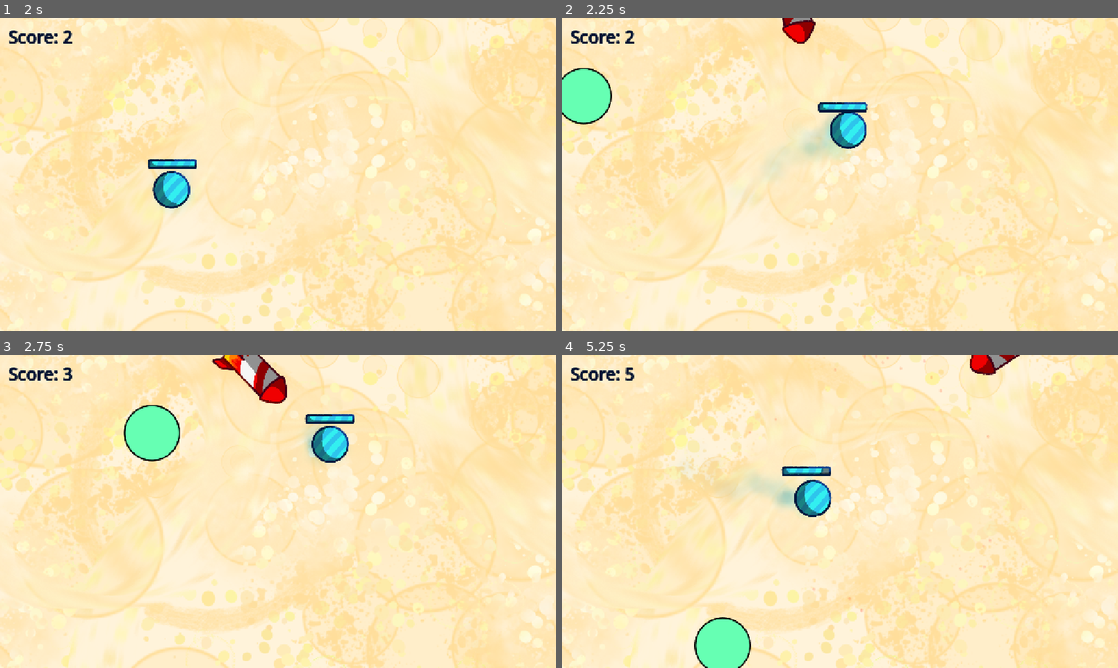
Above: before the commit, frames 1-4 (two rows, left to right).
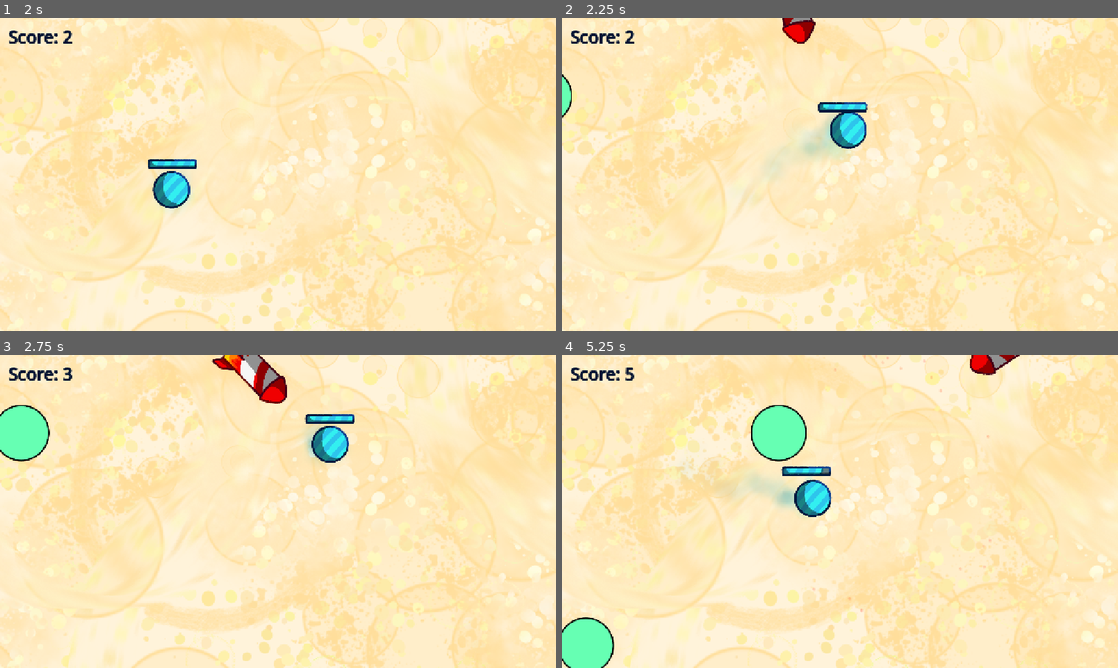
Above: after the commit, the same moments.

Repository: onebobtwobobredbobbluebob/dot-dodge-game
Game: Godot game, scene res://main/main.tscn
Two runs of this game, one before a commit and one after it. Both use one fixed random seed, a clock stepped at 60 frames per second and the inputs below.
Inputs (mouse positions are in pixels of both pictures, inside the frame that each line leads up to):
- Up to frame 1 (2 s): tap Enter at 0.5 s; move the mouse to (400, 158) at 0.52 s; hold Right 0.53-1.28 s; tap Alt at 0.6 s; click (400, 158) at 0.67 s; move the mouse to (166, 190) at 1.27 s; hold Down from 1.28 s (still down); tap Shift at 1.35 s
- Up to frame 2 (2.25 s): move the mouse to (895, 105) at 2.02 s; release Down at 2.03 s; hold Right from 2.03 s (still down); tap Alt at 2.1 s
- Up to frame 3 (2.75 s): keep holding Right
- Up to frame 4 (5.25 s): move the mouse to (812, 574) at 2.77 s; release Right at 2.78 s; hold Up 2.78-3.53 s; tap Shift at 2.85, 4.35 s; click (812, 574) at 2.92 s; move the mouse to (1006, 558) at 3.52 s; hold Left 3.53-5.03 s; tap Alt at 3.6, 5.1 s; move the mouse to (673, 464) at 4.27 s; move the mouse to (867, 511) at 5.02 s; hold Down from 5.03 s (still down); click (867, 511) at 5.17 s

Frame 1 is identical in both runs. In frame 2, 1.2% of the frame differs, in the area x 0-9%, y 16-34%; in frame 3, 2.8%; in frame 4, 4.2%, in the area x 0-44%, y 16-100%.

Commit message:
made saw speed increase as time goes on, refactored timer to be a GameState var instead of stored in the score label

Diff:
--- a/enemies/saw.gd
+++ b/enemies/saw.gd
@@ -12,10 +12,13 @@
 		position = Vector2(-(GameState.CENTER.x + 80), randf_range(-GameState.CENTER.y, GameState.CENTER.y))
 
 func _physics_process(delta: float) -> void:
+	var actual_speed = speed * (1 + (GameState.timer / 40))
+	if actual_speed > 15:
+		actual_speed = 15
 	if mode:
-		position.x -=10
+		position.x -= speed
 	else:
-		position.x += 10
+		position.x += speed
 
 	if get_overlapping_bodies().has(GameState.player):
 		#print("nji4hufbwejh4e")
--- a/global/game_state.gd
+++ b/global/game_state.gd
@@ -4,3 +4,7 @@
 var camera: Camera2D
 var player: CharacterBody2D
 var alive: bool
+var timer: float
+
+func _process(delta: float) -> void:
+	timer += delta
--- a/main/main.gd
+++ b/main/main.gd
@@ -11,7 +11,7 @@
 	else:
 		if timer > 1.5:
 			GameState.alive = false
-			$Label2.set_score(int(round($World/Label.timer)))
+			$Label2.set_score(int(round(GameState.timer)))
 		if GameState.player.health <= 0:
 			timer += delta
 			GameState.camera.shake = 50
--- a/world/label.gd
+++ b/world/label.gd
@@ -1,7 +1,4 @@
 extends Label
 
-var timer: float
-
 func _process(delta: float) -> void:
-	text = "Score: " + str(int(round(timer)))
-	timer += delta
+	text = "Score: " + str(int(round(GameState.timer)))
--- a/world/world.gd
+++ b/world/world.gd
@@ -11,22 +11,22 @@
 		var saw = SAW.instantiate()
 		add_child(rocket)
 		add_child(saw)
-		if $Label.timer > 10:
+		if GameState.timer > 10:
 			if randf_range(0, 1) > 0.4:
 				var rocket2 = ROCKET.instantiate()
 				add_child(rocket2)
-		if $Label.timer > 18:
+		if GameState.timer > 18:
 			if randf_range(0, 1) > 0.4:
 				var rocket3 = ROCKET.instantiate()
 				add_child(rocket3)
-		if $Label.timer > 25:
+		if GameState.timer > 25:
 			if randf_range(0, 1) > 0.4:
 				var rocket4 = ROCKET.instantiate()
 				add_child(rocket4)
 			if randf_range(0, 1) > 0.4:
 				var rocket42 = ROCKET.instantiate()
 				add_child(rocket42)
-		if $Label.timer > 35:
+		if GameState.timer > 35:
 			if randf_range(0, 1) > 0.4:
 				var rocket5 = ROCKET.instantiate()
 				add_child(rocket5)
@@ -36,7 +36,7 @@
 			if randf_range(0, 1) > 0.4:
 				var rocket53 = ROCKET.instantiate()
 				add_child(rocket53)
-		if $Label.timer > 35:
+		if GameState.timer > 35:
 			if randf_range(0, 1) > 0.2:
 				var rocket6 = ROCKET.instantiate()
 				add_child(rocket6)
@@ -49,6 +49,6 @@
 			if randf_range(0, 1) > 0.2:
 				var rocket64 = ROCKET.instantiate()
 				add_child(rocket64)
-		goal = randf_range(2 / (1 + ($Label.timer / 20)), 5 / (1 + ($Label.timer / 40)))
+		goal = randf_range(2 / (1 + (GameState.timer / 20)), 5 / (1 + (GameState.timer / 40)))
 		timer = 0
 	timer += delta
